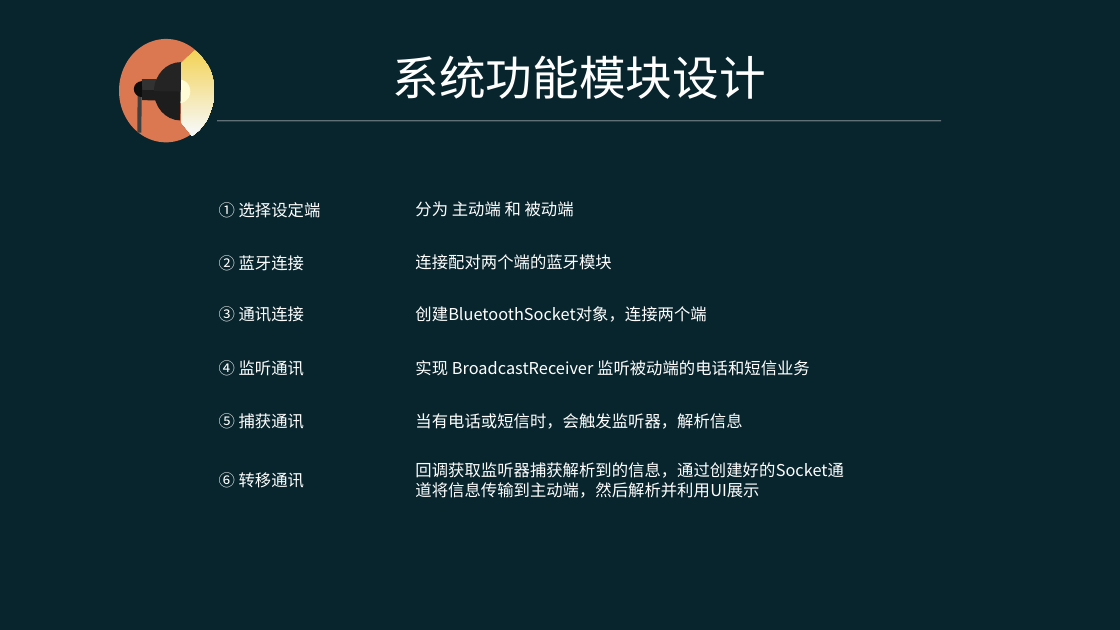
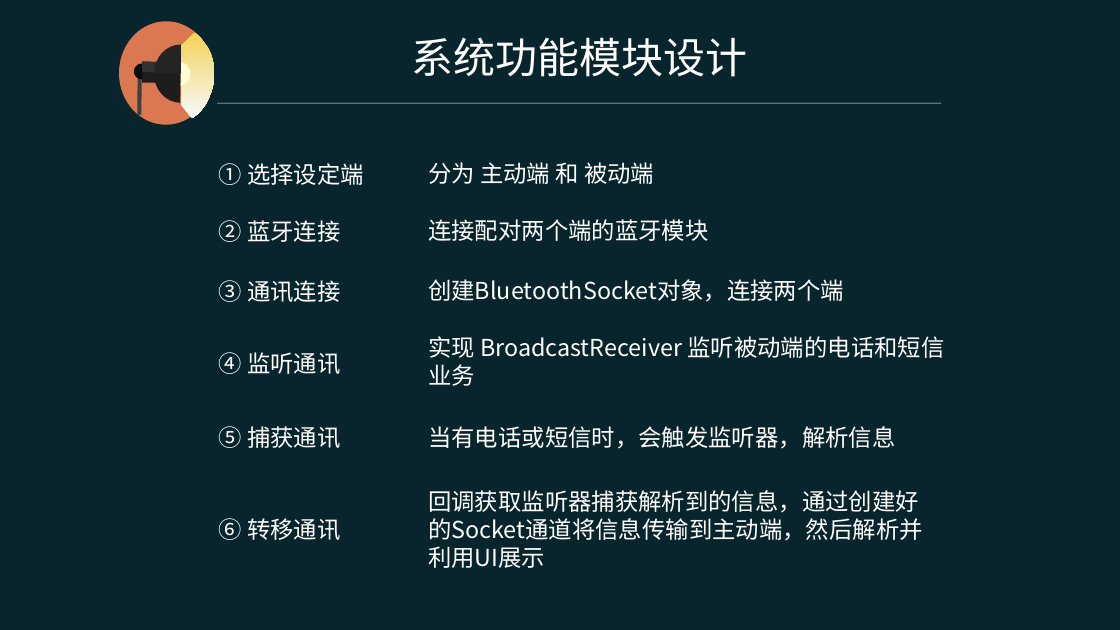
Before and after one commit to YoungDroid/BluetoothTranslation, a slide deck: slide 4 of 1-49.ppt. Drawn at 1120x630 pixels with LibreOffice and Linux fonts; fonts in the diff are those of the drawing. Boxes give left, top, right and bottom in pixels: in the first picture for what was removed or moved away, otherwise in the second. Text is boxed around its words. In the diff, an @@ line names an element or a change of style, - is before the commit and + after.

```diff
--- a/1-49.ppt
+++ b/1-49.ppt
@@ text "系统功能模块设计": place and size @@
-text "系统功能模块设计" at (393,55,766,99)
+text "系统功能模块设计" at (411,37,747,77)
@@ text "系统功能模块设计" at (411,37,747,77): size 40 to 36 pt @@
@@ 2 freeform shapes, 1 ellipse: place and size @@
-2 freeform shapes, 1 ellipse at (118,38,215,143)
+2 freeform shapes, 1 ellipse at (118,21,215,125)
@@ 3 freeform shapes, 2 lines, 2 rectangles: place and size @@
-3 freeform shapes, 2 lines, 2 rectangles at (139,61,941,133)
+3 freeform shapes, 2 lines, 2 rectangles at (139,43,941,115)
@@ text "① 选择设定端": place and size @@
-text "① 选择设定端" at (219,202,321,218)
+text "① 选择设定端" at (219,163,364,185)
@@ text "分为 主动端 和 被动端": place and size @@
-text "分为 主动端 和 被动端" at (415,201,574,217)
+text "分为 主动端 和 被动端" at (428,162,654,184)
@@ text "② 蓝牙连接": place and size @@
-text "② 蓝牙连接" at (219,255,304,271)
+text "② 蓝牙连接" at (219,220,340,242)
@@ size 14 to 20 pt in 12 elements at (428,336,944,386), (428,426,895,449), (219,352,340,374), (428,490,923,568), (219,426,340,448), (219,280,340,302), (219,220,340,242), (219,163,364,185), (219,518,340,540), (428,279,844,302), (428,162,654,184), (428,219,708,241) @@
@@ text "连接配对两个端的蓝牙模块": place and size @@
-text "连接配对两个端的蓝牙模块" at (415,254,611,270)
+text "连接配对两个端的蓝牙模块" at (428,219,708,241)
@@ text "③ 通讯连接": place and size @@
-text "③ 通讯连接" at (219,306,304,322)
+text "③ 通讯连接" at (219,280,340,302)
@@ text "创建BluetoothSocket对象，连接两个端": place and size @@
-text "创建BluetoothSocket对象，连接两个端" at (415,306,706,322)
+text "创建BluetoothSocket对象，连接两个端" at (428,279,844,302)
@@ text "实现 BroadcastReceiver 监听被动端的电话和短信业务": place and size @@
-text "实现 BroadcastReceiver 监听被动端的电话和短信业务" at (415,360,810,376)
+text "实现 BroadcastReceiver 监听被动端的电话和短信业务" at (428,336,944,386)
@@ text "④ 监听通讯": place and size @@
-text "④ 监听通讯" at (219,360,304,376)
+text "④ 监听通讯" at (219,352,340,374)
@@ text "⑤ 捕获通讯": place and size @@
-text "⑤ 捕获通讯" at (219,413,304,429)
+text "⑤ 捕获通讯" at (219,426,340,448)
@@ text "当有电话或短信时，会触发监听器，解析信息": place and size @@
-text "当有电话或短信时，会触发监听器，解析信息" at (415,413,742,429)
+text "当有电话或短信时，会触发监听器，解析信息" at (428,426,895,449)
@@ text "回调获取监听器捕获解析到的信息，通过创建好的Socket通道将信息传输到主动端，然后解析并利用UI展示": place and size @@
-text "回调获取监听器捕获解析到的信息，通过创建好的Socket通道将信息传输到主动端，然后解析并利用UI展示" at (415,462,843,498)
+text "回调获取监听器捕获解析到的信息，通过创建好的Socket通道将信息传输到主动端，然后解析并利用UI展示" at (428,490,923,568)
@@ text "⑥ 转移通讯": place and size @@
-text "⑥ 转移通讯" at (219,472,304,488)
+text "⑥ 转移通讯" at (219,518,340,540)
```
Also in this commit, not shown: 2 other slides changed, 7 slides added, 2 slides removed.
